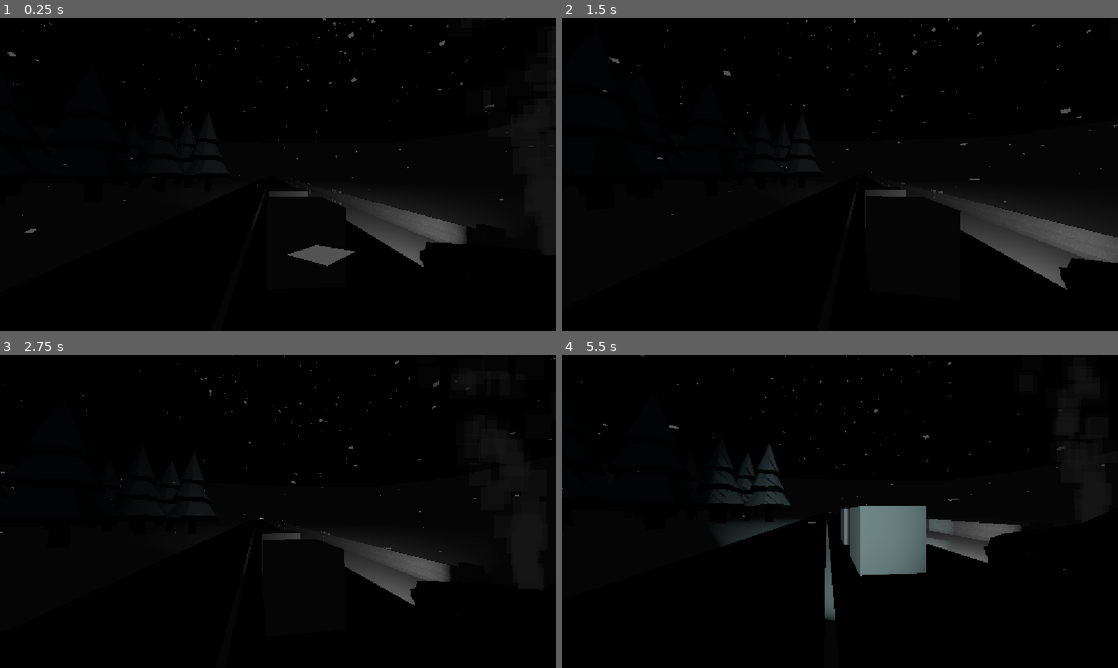
Above: before the commit, frames 1-4 (two rows, left to right).
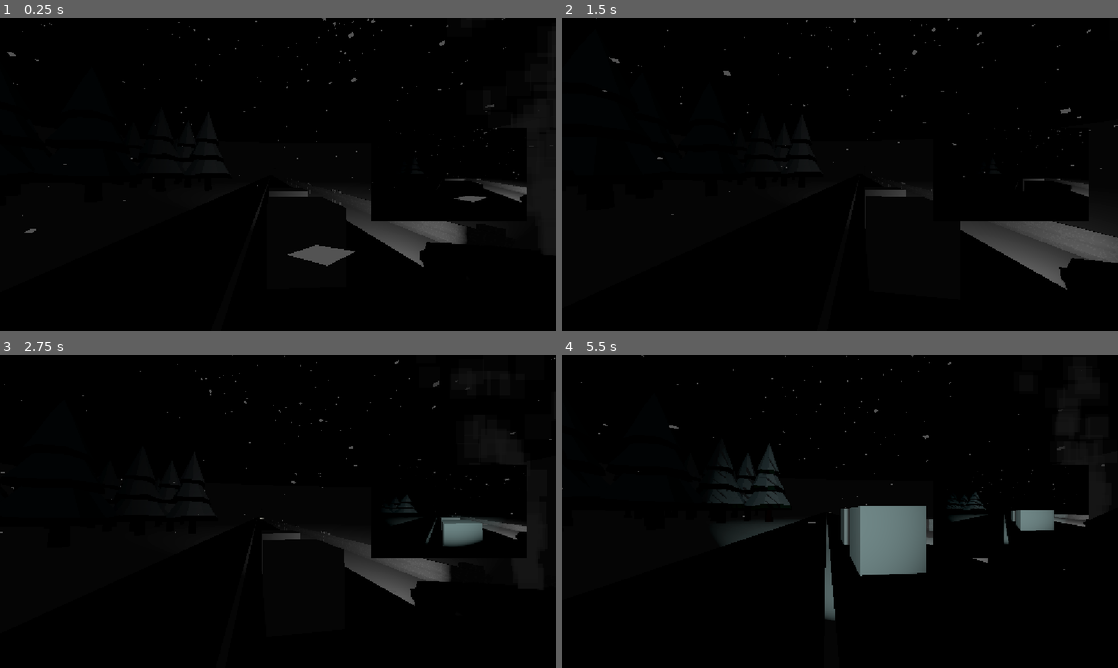
Above: after the commit, the same moments.

Repository: Under-The-Bridge/snow
Game: Godot game, scene res://Scenes/game.tscn
Same seed, same stepped clock (60 frames per second), same inputs: the game is played once before the commit and once after it. This scene is started directly instead of the project's main scene.
Inputs (mouse positions are in pixels of both pictures, inside the frame that each line leads up to):
- Up to frame 1 (0.25 s): no input
- Up to frame 2 (1.5 s): move the mouse to (867, 174) at 0.52 s; tap A (a) at 0.6 s; tap E (e) at 0.8, 1.35 s; move the mouse to (812, 174) at 1.27 s
- Up to frame 3 (2.75 s): tap F (f) at 1.55, 2.1 s; move the mouse to (289, 505) at 2.02 s; hold R (r) from 2.03 s (still down)
- Up to frame 4 (5.5 s): move the mouse to (834, 517) at 2.77 s; release R (r) at 2.78 s; tap R (r) at 2.85 s; tap S (s) at 3.05, 3.6 s; move the mouse to (878, 514) at 3.52 s; tap A (a) at 3.8, 4.35 s; move the mouse to (795, 508) at 4.27 s; tap E (e) at 4.55 s; move the mouse to (845, 511) at 5.02 s; hold Ctrl (ctrl) from 5.03 s (still down); tap F (f) at 5.3 s

The runs differ from the first frame. In frame 1, 1.0% of the frame differs, in the area x 66-95%, y 35-65%; in frame 2, 1.1%; in frame 3, 1.3%; in frame 4, 2.0%.

Commit message:
g

Diff:
--- a/Scripts/phone.gd
+++ b/Scripts/phone.gd
@@ -20,6 +20,8 @@
 
 	# Layer 20: the screen is visible to the player, but not to its own camera.
 	screen_mesh.layers = 1 << 19
+	if player_camera != null:
+		player_camera.set_cull_mask_value(20, true)
 	screen_mesh.cast_shadow = GeometryInstance3D.SHADOW_CASTING_SETTING_OFF
 	screen_camera.cull_mask &= ~(1 << 19)
 	screen_camera.make_current()
